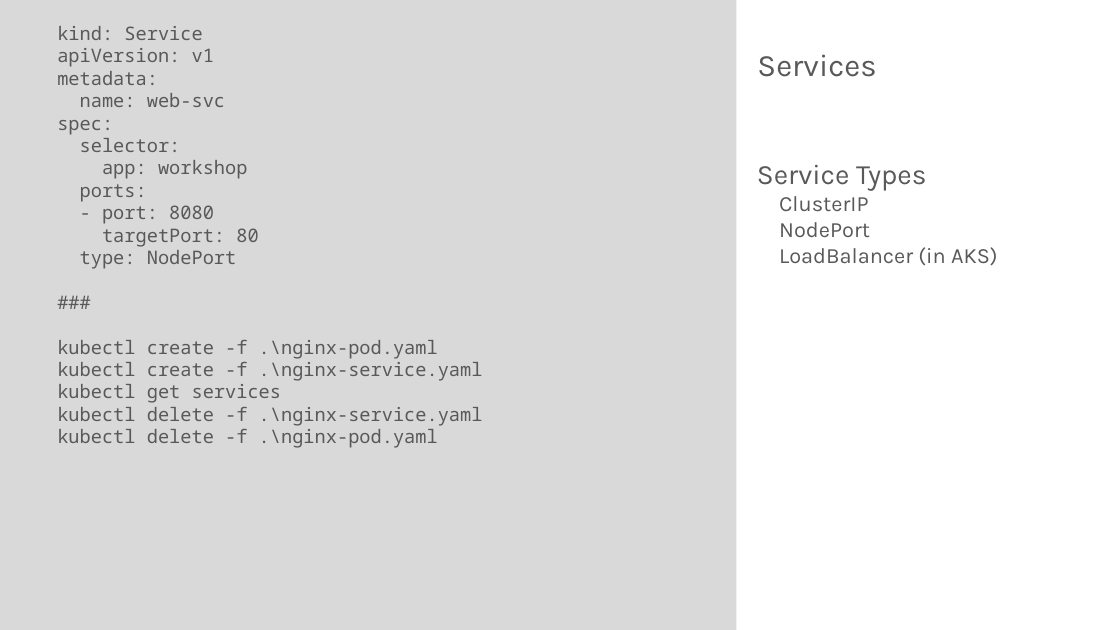
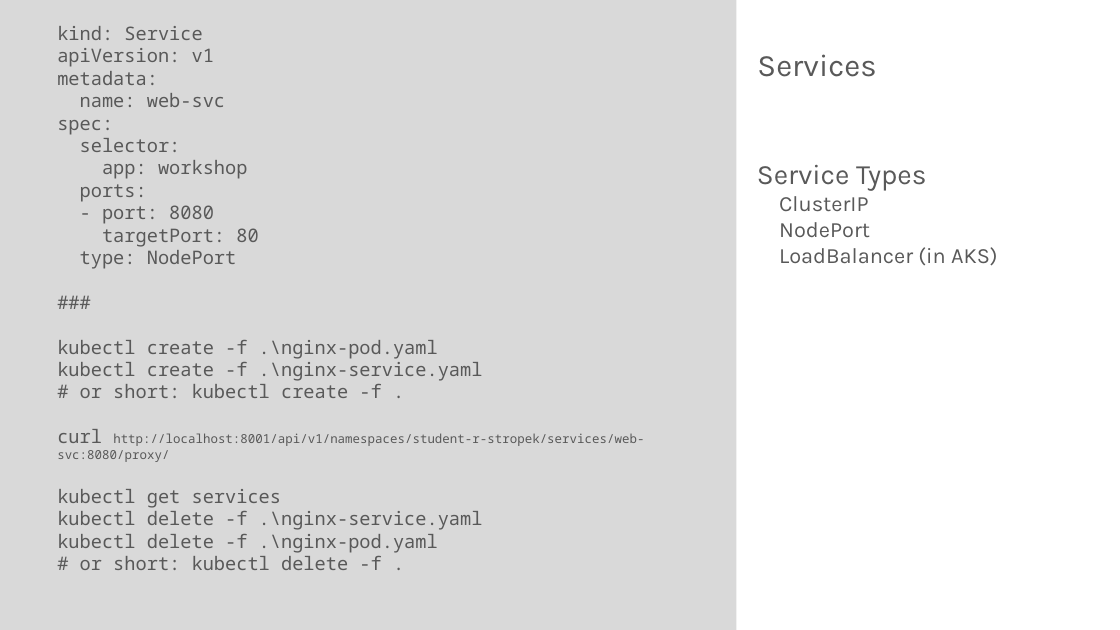
Before and after one commit to rstropek/DockerVS2015Intro, a slide deck: slide 22 of slides/Kubernetes-Workshop.pptx (slide 18 before the commit). Drawn at 1120x630 pixels with LibreOffice and Linux fonts; fonts in the diff are those of the drawing. Boxes give left, top, right and bottom in pixels: in the first picture for what was removed or moved away, otherwise in the second. Text is boxed around its words. In the diff, an @@ line names an element or a change of style, - is before the commit and + after.

```diff
--- a/slides/Kubernetes-Workshop.pptx
+++ b/slides/Kubernetes-Workshop.pptx
@@ text at [57, 384, 644, 462]: paragraphs added @@
+# or short: kubectl create -f .
+curl http://localhost:8001/api/v1/namespaces/student-r-stropek/services/web-svc:8080/proxy/
@@ text at [80, 556, 381, 570]: paragraph added @@
+# or short: kubectl delete -f .
```
Also in this commit, not shown: 5 other slides changed, 6 slides added, 1 other file.
